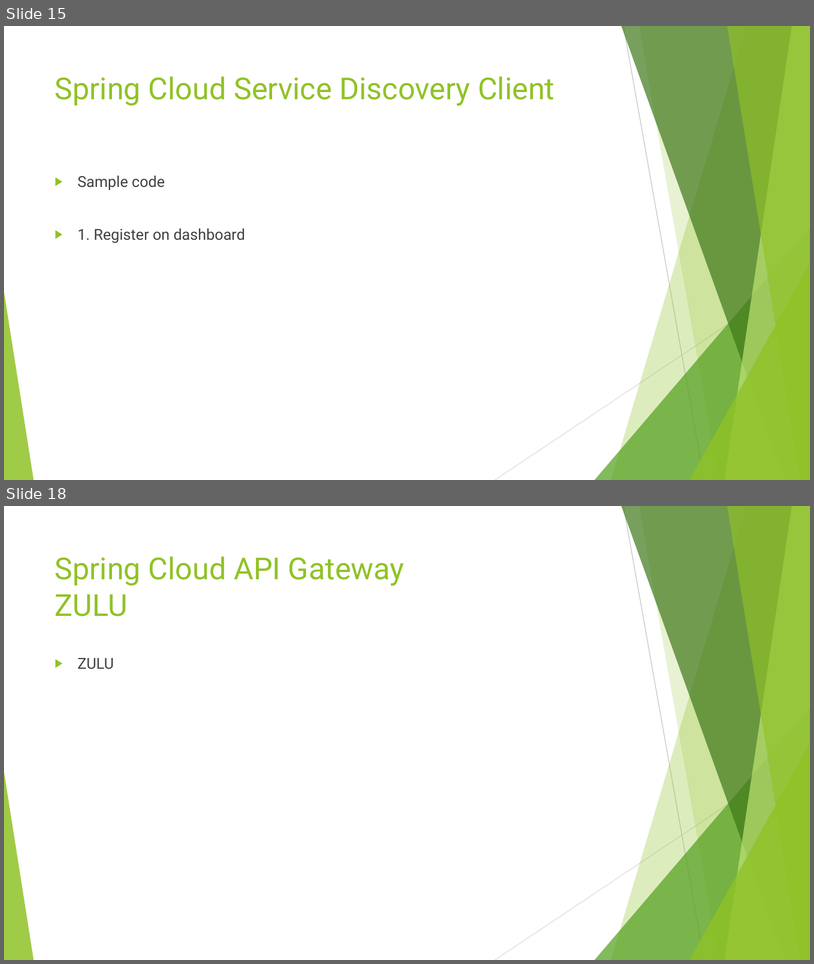
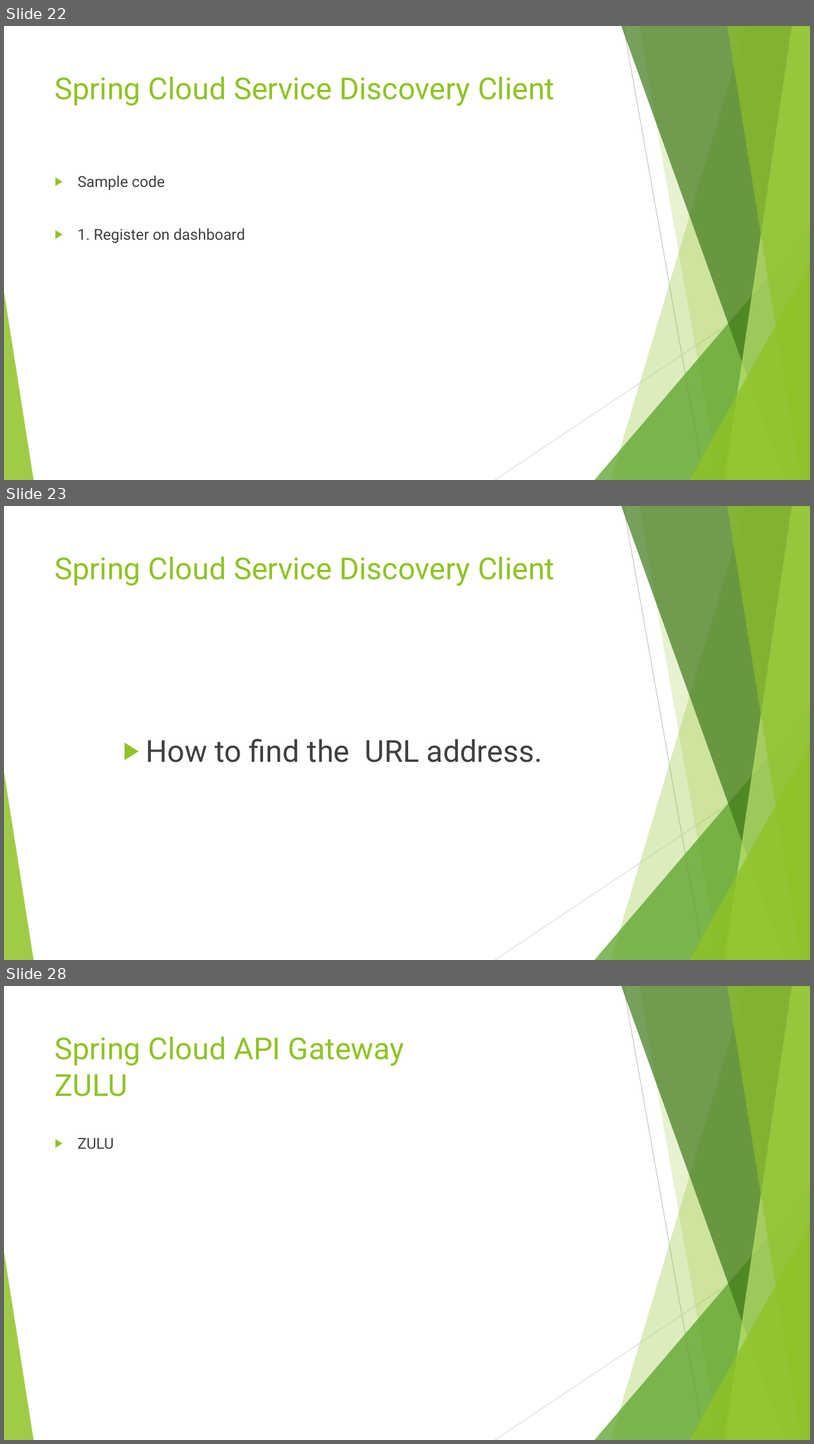
Before and after one commit to brrshh/configuration, a slide deck: Spring Cloud.pptx. Shown one above the other, each under a label of ours: slides 15 and 18 before the commit, slides 22, 23 and 28 after it; the slides between them are not shown. The pictures are 814x964 and 814x1444 pixels, drawn with LibreOffice and Linux fonts; fonts in the diff are those of the drawing. Boxes give left, top, right and bottom in pixels: in the first picture for what was removed or moved away, otherwise in the second. Text is boxed around its words. In the diff, an @@ line names an element or a change of style, - is before the commit and + after.

```diff
--- a/Spring Cloud.pptx
+++ b/Spring Cloud.pptx
@@ slide 23 added at box(4, 506, 810, 960), background #FFFFFF; not listed: 10 template elements that a slide beside it also shows @@
@@ title added at box(55, 556, 555, 586), 36 pt, text #90C226 @@
+Spring Cloud Service Discovery Client
@@ text added at box(146, 738, 543, 762), 36 pt, text #404040 @@
+▶ How to find the URL address.
@@ what was slide 15 is now slide 22 @@
@@ what was slide 18 is now slide 28 @@
```
Also in this commit, not shown: 8 slides changed, 9 other slides added, 29 other files.
